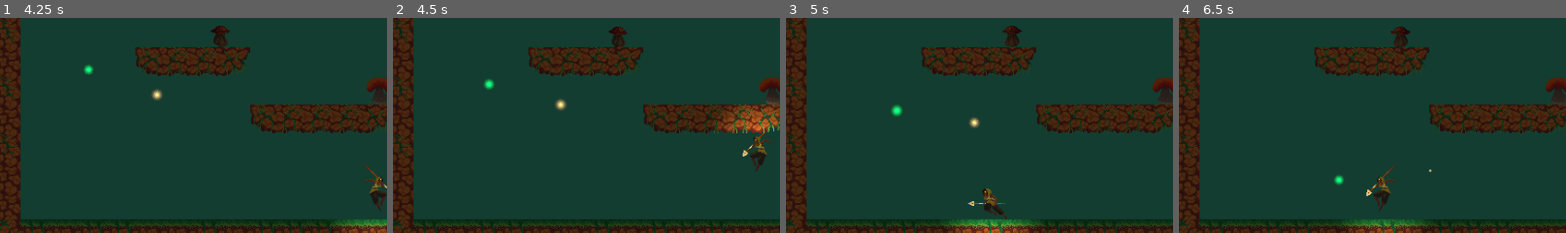
Above: before the commit, frames 1-4 (left to right).
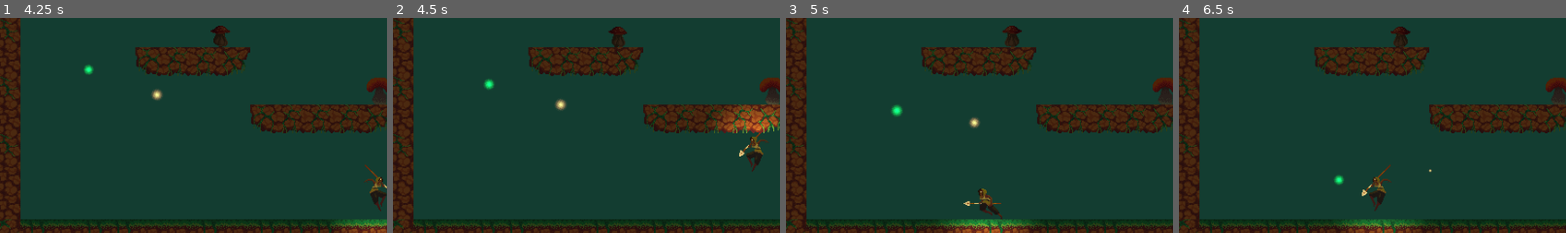
Above: after the commit, the same moments.

Repository: lemilonkh/GameOff23
Game: Godot game, scene res://scenes/main.tscn
Two runs of this game, one before a commit and one after it. Both use one fixed random seed, a clock stepped at 60 frames per second and the inputs below.
Inputs:
- Up to frame 1 (4.25 s): hold K (attack) 0.53-1.28 s; hold Right (move_right) 0.53-2.03 s; tap Space (jump) at 0.77, 1.52, 3.02, 3.77 s; tap J (glide) at 1.35, 3.6 s; hold Left (move_left) 2.03-2.78 s; hold Shift 2.03-2.78 s; hold Right (move_right) from 2.78 s (still down); tap K (attack) at 2.85 s
- Up to frame 2 (4.5 s): release Right (move_right) at 4.28 s; hold Left (move_left) from 4.28 s (still down); tap Shift at 4.35 s
- Up to frame 3 (5 s): keep holding Left (move_left); tap Space (jump) at 4.52 s
- Up to frame 4 (6.5 s): release Left (move_left) at 5.03 s; hold Right (move_right) 5.03-5.78 s; hold K (attack) 5.03-5.78 s; hold Left (move_left) from 5.78 s (still down); tap J (glide) at 5.85 s; tap Space (jump) at 6.02 s
The pictures show only the part of the screen within x 5-55%, y 40-90%; the shares and areas given below are measured in that part.

Frame 1 is identical in both runs. In frame 2, 0.5% of the frame differs, in the area x 89-98%, y 51-72%; in frame 3, 0.5%; in frame 4, 0.6%, in the area x 47-57%, y 68-90%.

Commit message:
Reset horizontal velocity when bouncing on shrooms

Diff:
--- a/scenes/objects/bouncy_shroom.gd
+++ b/scenes/objects/bouncy_shroom.gd
@@ -20,8 +20,10 @@
 	if collider is CharacterBody2D:
 		match direction:
 			Direction.UP:
+				collider.velocity.x = 0
 				collider.velocity.y = -bounce_speed
 			Direction.DOWN:
+				collider.velocity.x = 0
 				collider.velocity.y = bounce_speed
 			Direction.LEFT:
 				collider.velocity.x = -bounce_speed
